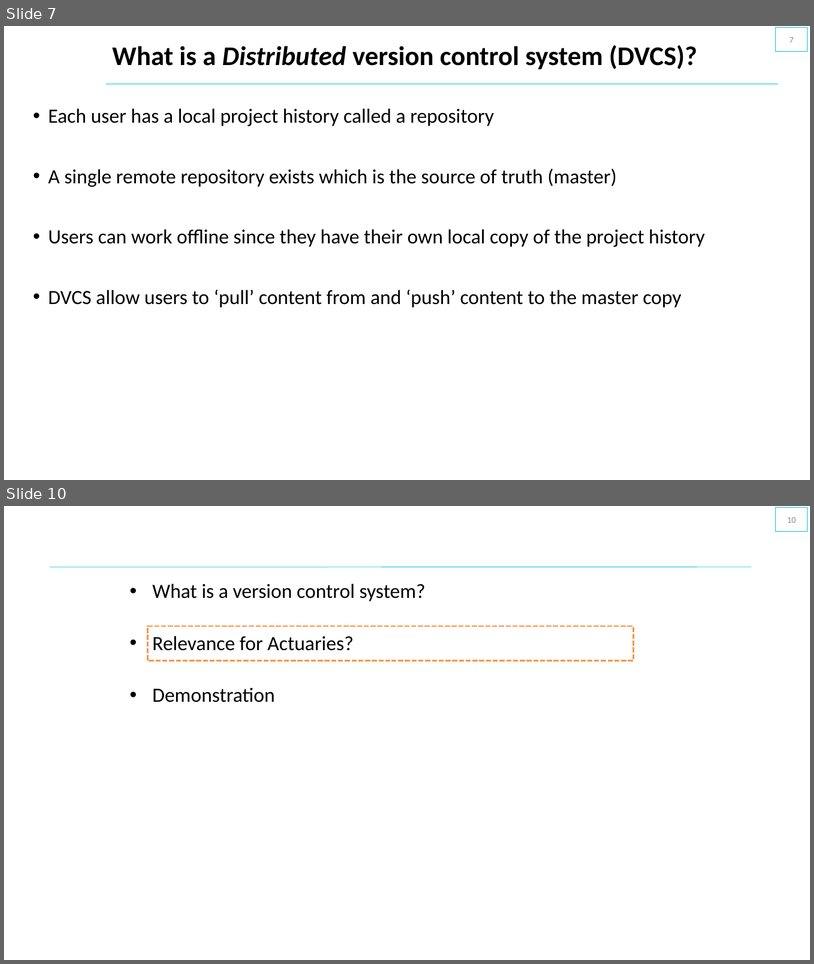
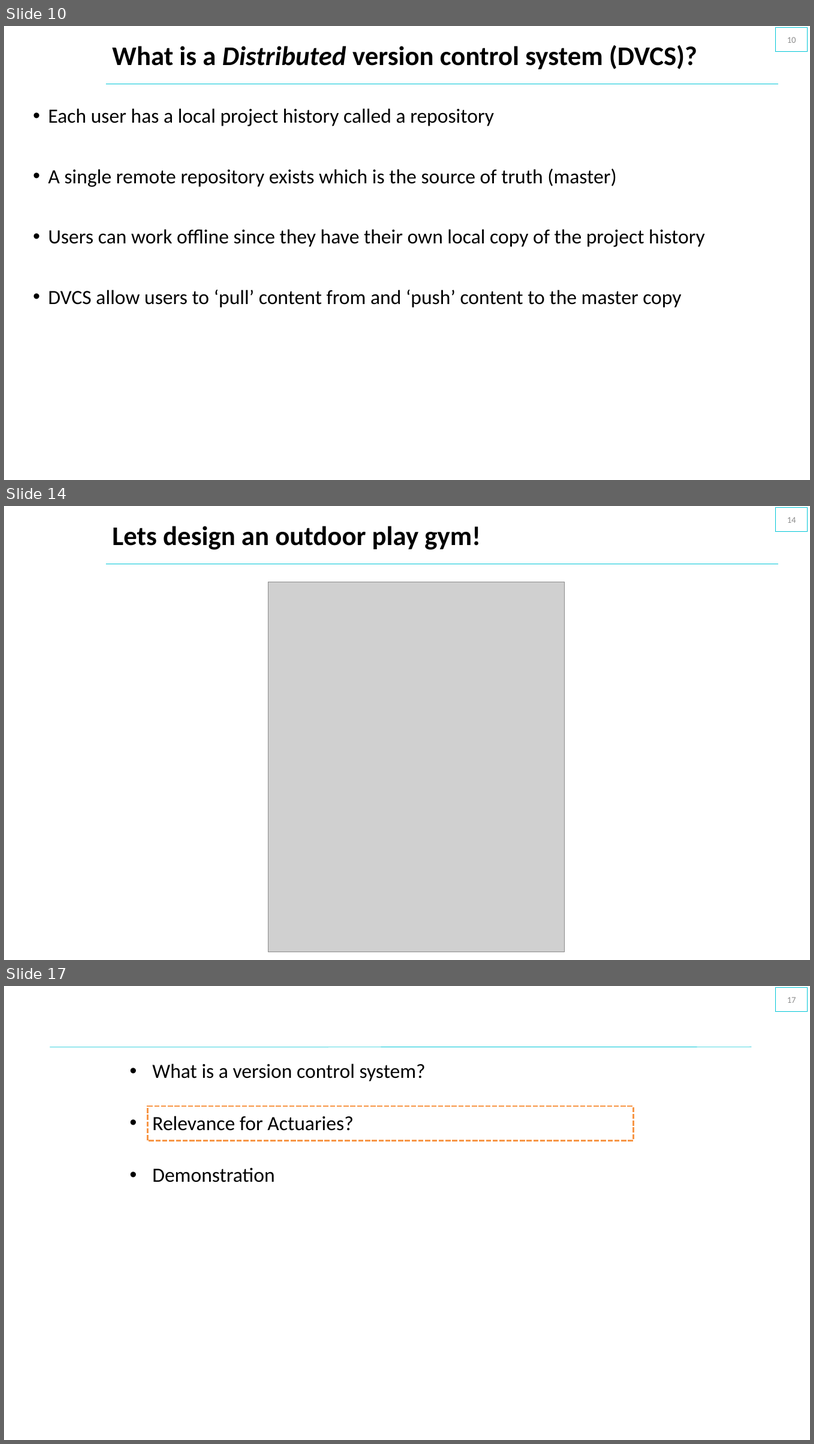
Before and after one commit to saidataanalytics/versioncontrol, a slide deck: SAI_Slides_Version_Control.pptx. Shown one above the other, each under a label of ours: slides 7 and 10 before the commit, slides 10, 14 and 17 after it; the slides between them are not shown. The pictures are 814x964 and 814x1444 pixels, drawn with LibreOffice and Linux fonts; fonts in the diff are those of the drawing; grey boxes stand for pictures; background and template pictures are left out. Boxes give left, top, right and bottom in pixels: in the first picture for what was removed or moved away, otherwise in the second. Text is boxed around its words. In the diff, an @@ line names an element or a change of style, - is before the commit and + after.

```diff
--- a/SAI_Slides_Version_Control.pptx
+++ b/SAI_Slides_Version_Control.pptx
@@ slide 14 added at [4,506,810,960], background #FFFFFF; not listed: 1 template element that a slide beside it also shows @@
@@ page number added at [776,507,808,531], outline #00C6D7 0.75 pt, 10.5 pt, text #8C8C8C @@
+14
@@ title added at [112,526,480,550], 32 pt, text #000000, bold @@
+Lets design an outdoor play gym!
@@ picture added at [269,582,566,951] @@
@@ what was slide 7 is now slide 10 @@
@@ page number at [788,37,797,43]: text changed @@
-7
+10
@@ what was slide 10 is now slide 17 @@
@@ page number at [788,997,797,1003]: text changed @@
-10
+17
```
Also in this commit, not shown: 5 slides changed, 6 other slides added, 1 other file.
